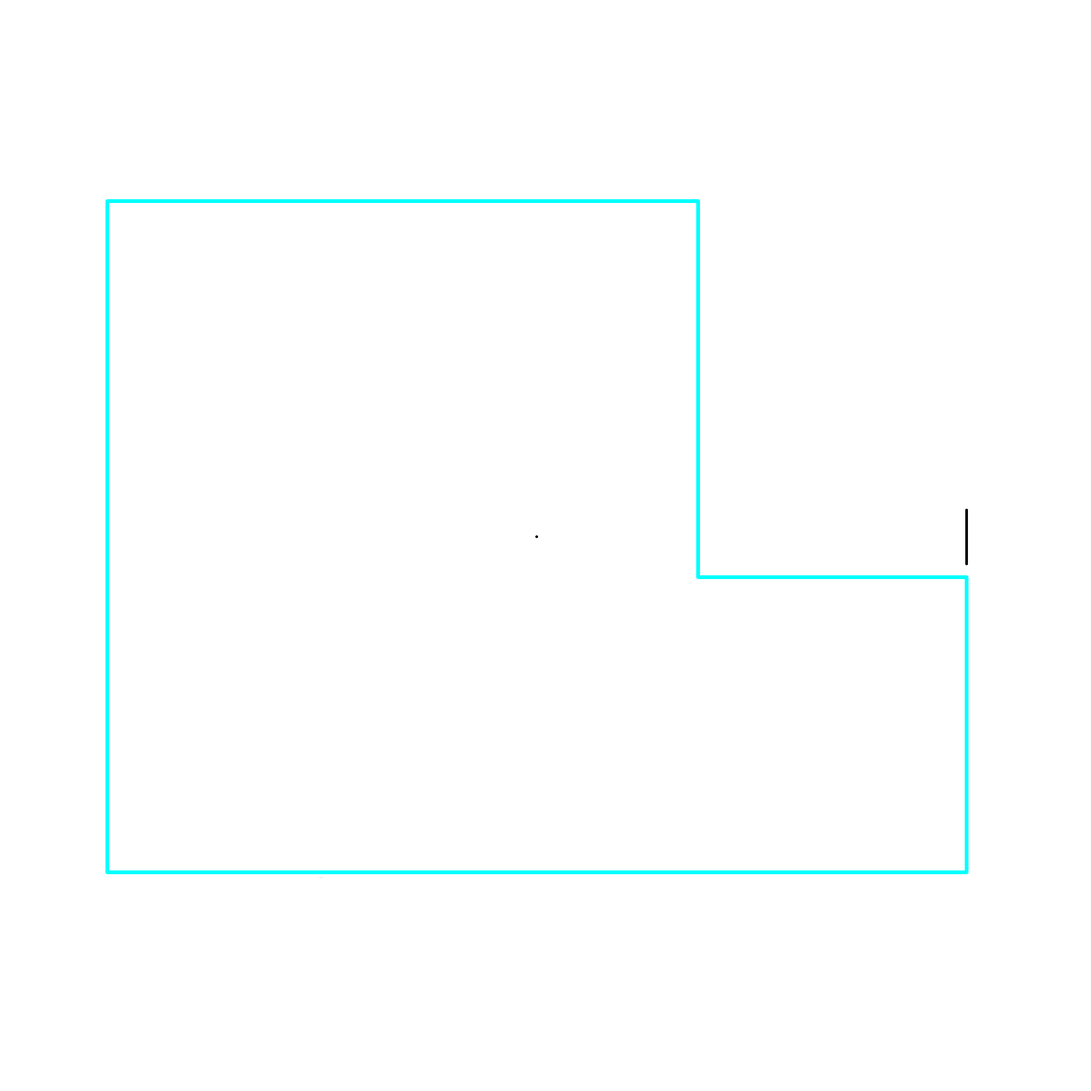
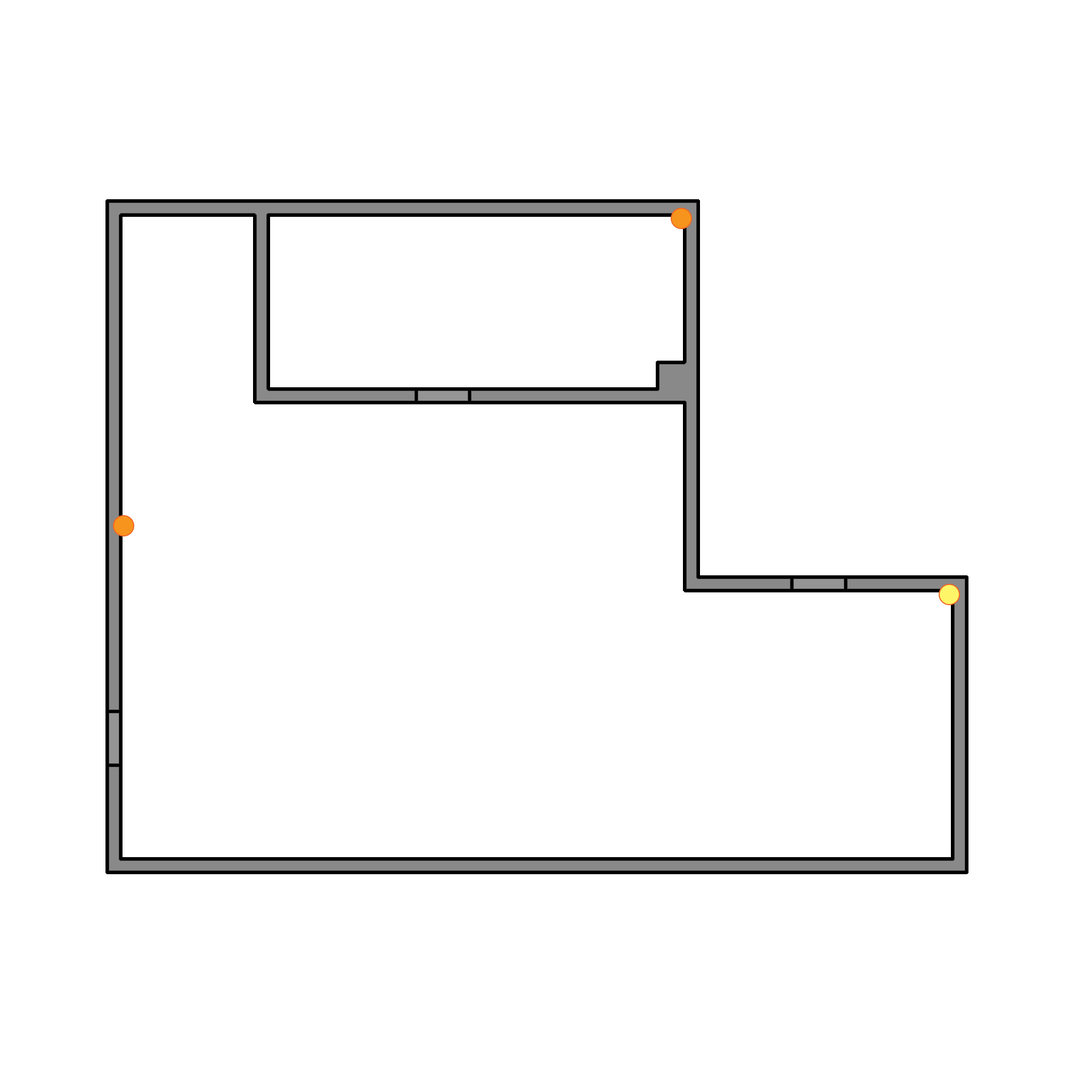
Before/after of a w=1091, h=1091 layered artwork. What changed in the layer stack:
added group "Labor" with 6 layers above "Background" over [105, 199, 969, 879]
added layer "Maske 1 copy 2" in group "Labor" over [939, 584, 961, 606]
added layer "Maske 1 copy" in group "Labor" over [112, 515, 135, 537]
added layer "Maske 1" in group "Labor" over [670, 207, 693, 230]
renamed "Layer 1" to "Wand", moved it into group "Labor", painted on it over [105, 199, 969, 875]
hid "Background", painted on it over [105, 199, 969, 879]
